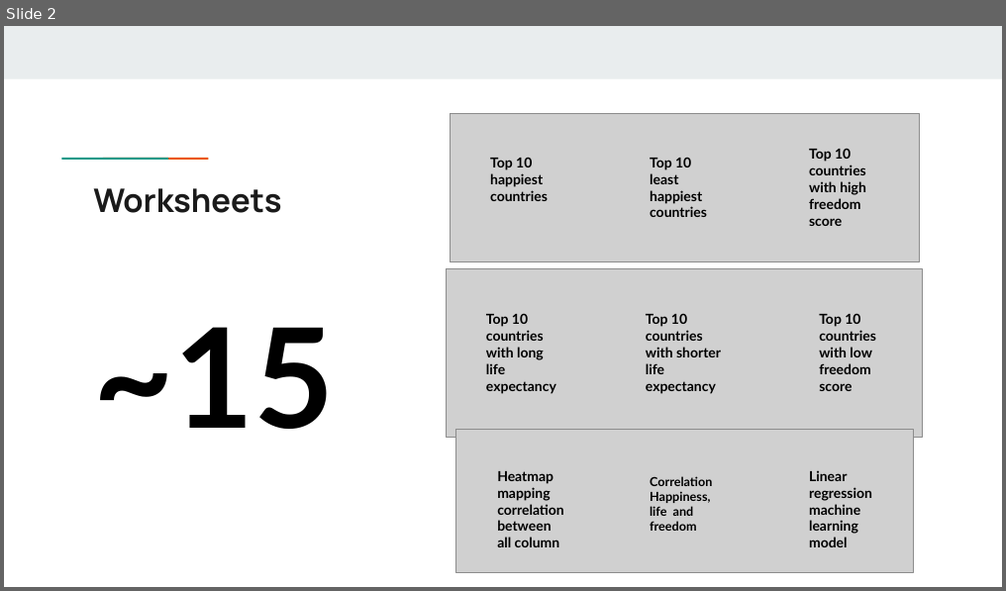
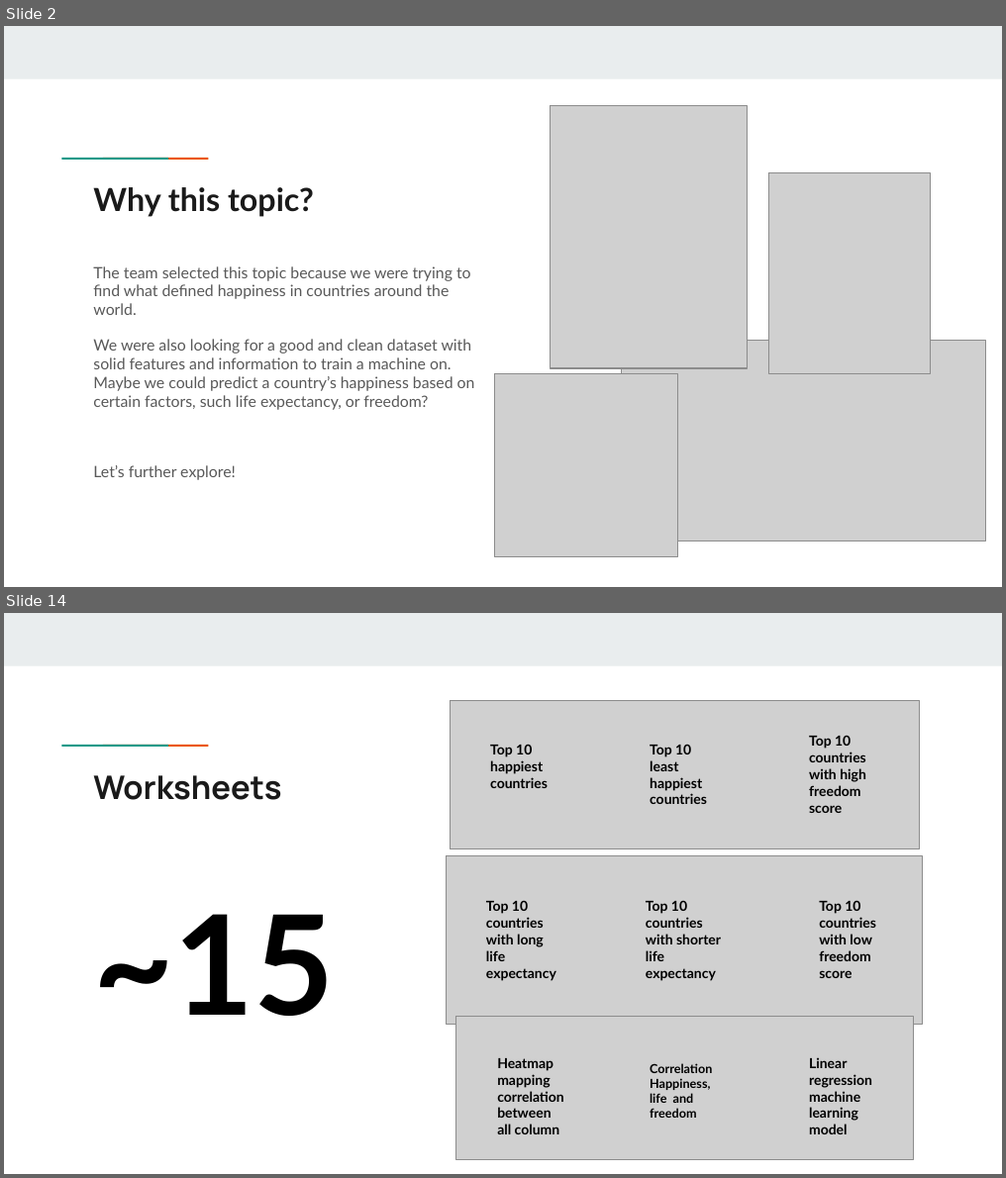
Before and after one commit to GloriaY007/Final-Group-Project-, a slide deck: Resources/Can we predict happiness.pptx. Shown one above the other, each under a label of ours: slide 2 before the commit, slides 2 and 14 after it; the slides between them are not shown. The pictures are 1006x591 and 1006x1178 pixels, drawn with LibreOffice and Linux fonts; fonts in the diff are those of the drawing; grey boxes stand for pictures. Boxes give left, top, right and bottom in pixels: in the first picture for what was removed or moved away, otherwise in the second. Text is boxed around its words. In the diff, an @@ line names an element or a change of style, - is before the commit and + after.

```diff
--- a/Resources/Can we predict happiness.pptx
+++ b/Resources/Can we predict happiness.pptx
@@ slide 2 added at (4,26,1002,587), background #FFFFFF; not listed: 3 template elements that a slide beside it also shows @@
@@ picture added at (549,106,746,369) @@
@@ picture added at (768,173,930,373) @@
@@ title added at (93,187,314,217), 23 pt, text #1A1A1A, bold @@
+Why this topic?
@@ text added at (93,267,475,480), 11.2 pt, text #595959 @@
+The team selected this topic because we were trying to find what defined happiness in countries around the world.
+We were also looking for a good and clean dataset with solid features and information to train a machine on. Maybe we could predict a country’s happiness based on certain factors, such life expectancy, or freedom?
+Let’s further explore!
@@ picture added at (622,341,986,541) @@
@@ picture added at (495,374,678,558) @@
@@ what was slide 2 is now slide 14 @@
```
Also in this commit, not shown: 1 slide changed, 13 other slides added.
